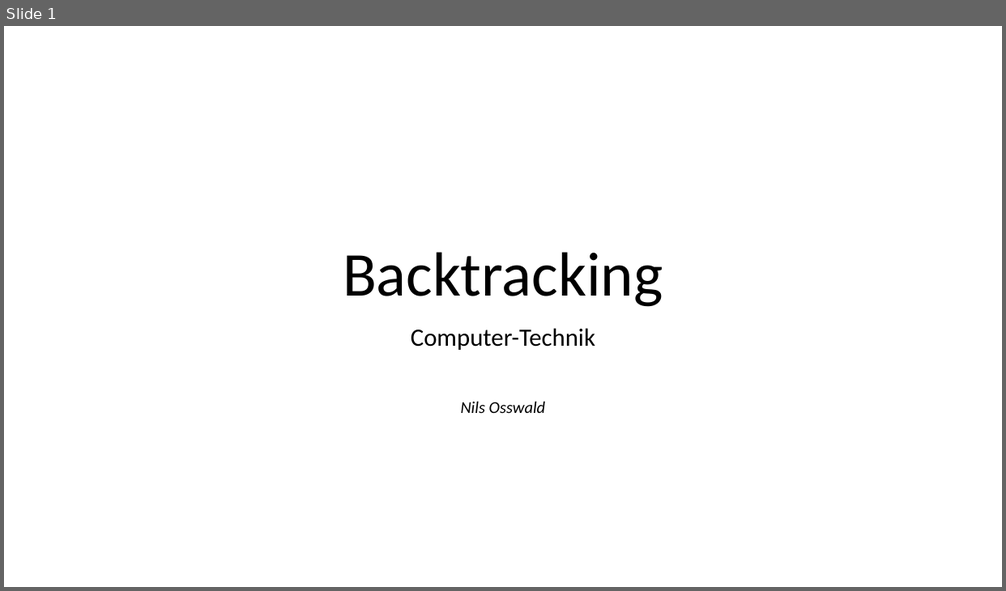
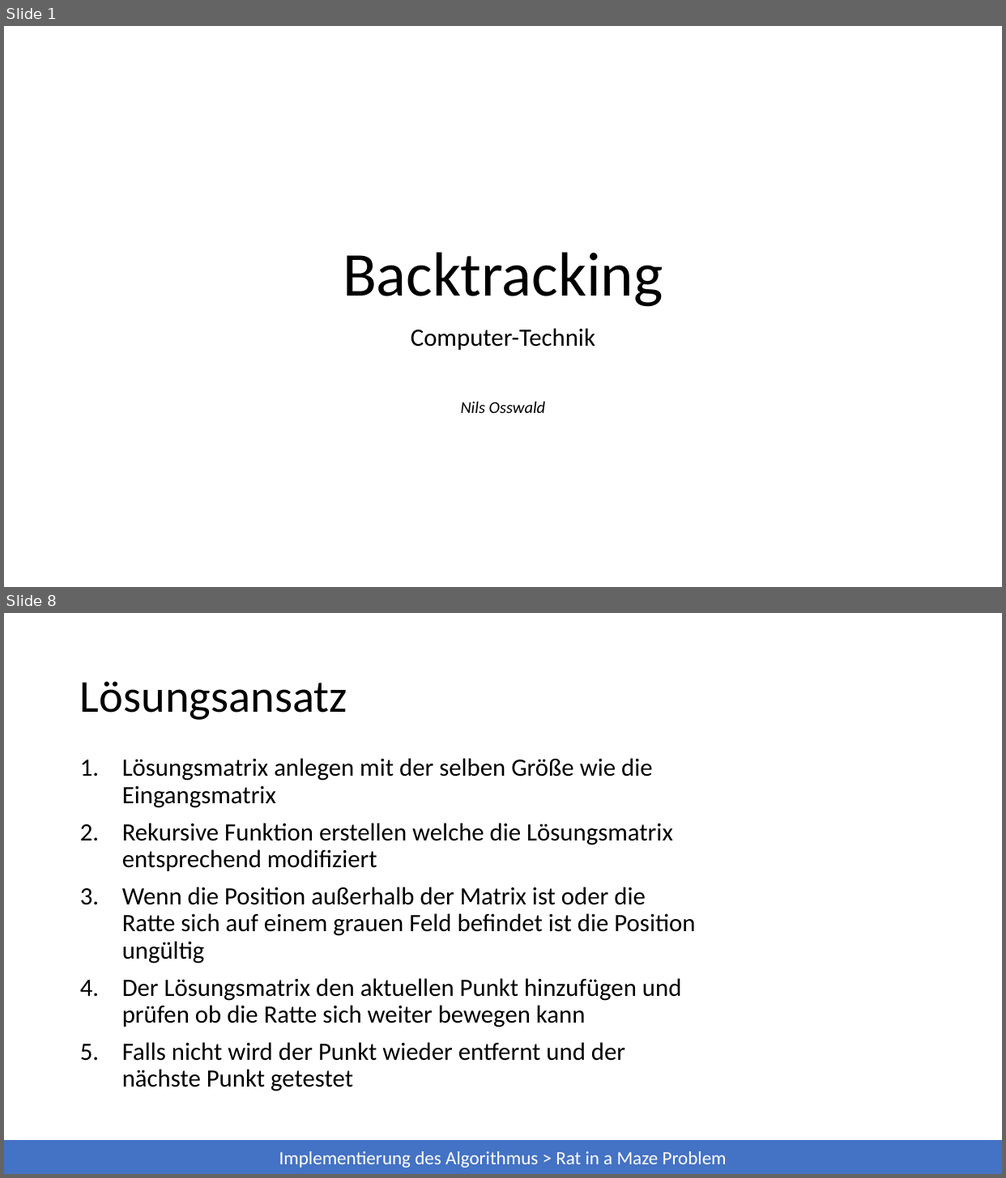
Before and after one commit to 7rebux/backtracking, a slide deck: _presentation/main.pptx. Shown one above the other, each under a label of ours: slide 1 before the commit, slides 1 and 8 after it; the slides between them are not shown. The pictures are 1006x591 and 1006x1178 pixels, drawn with LibreOffice and Linux fonts; fonts in the diff are those of the drawing. Boxes give left, top, right and bottom in pixels: in the first picture for what was removed or moved away, otherwise in the second. Text is boxed around its words. In the diff, an @@ line names an element or a change of style, - is before the commit and + after.

```diff
--- a/_presentation/main.pptx
+++ b/_presentation/main.pptx
@@ slide 8 added at <box>4,613,1002,1174</box>, background #FFFFFF @@
@@ title added at <box>80,681,347,720</box>, 44 pt, text #000000 @@
+Lösungsansatz
@@ text added at <box>122,758,695,1092</box>, 24 pt, text #000000 @@
+1. Lösungsmatrix anlegen mit der selben Größe wie die Eingangsmatrix
+2. Rekursive Funktion erstellen welche die Lösungsmatrix entsprechend modifiziert
+3. Wenn die Position außerhalb der Matrix ist oder die Ratte sich auf einem grauen Feld befindet ist die Position ungültig
+4. Der Lösungsmatrix den aktuellen Punkt hinzufügen und prüfen ob die Ratte sich weiter bewegen kann
+5. Falls nicht wird der Punkt wieder entfernt und der nächste Punkt getestet
@@ rectangle added at <box>4,1141,1002,1174</box>, fill #4472C4, 18 pt, text #FFFFFF @@
+Implementierung des Algorithmus > Rat in a Maze Problem
```
Also in this commit, not shown: 3 slides changed, 10 other slides added, 8 other files.
